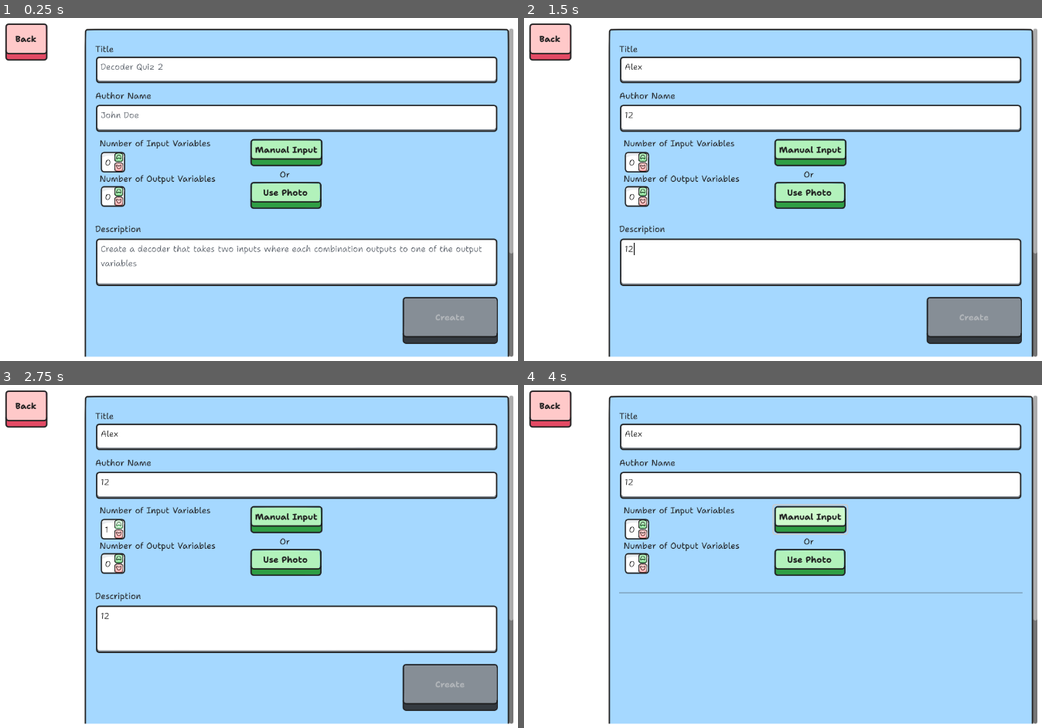
Above: before the commit, frames 1-4 (two rows, left to right).
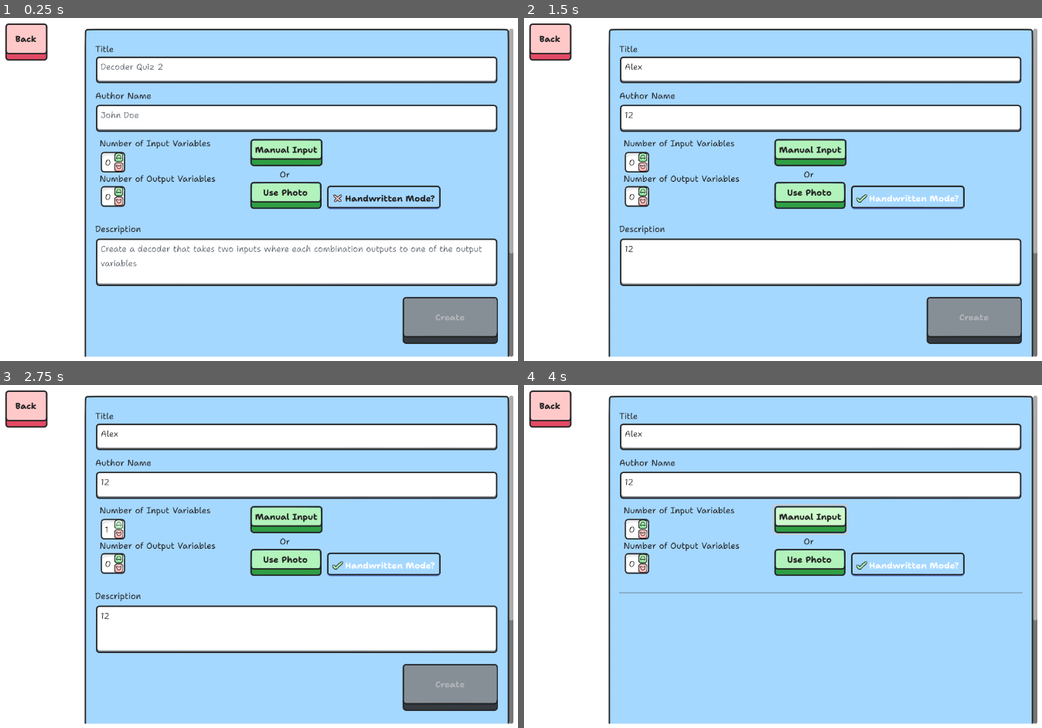
Above: after the commit, the same moments.

Repository: sininen-blue/logic-gate-tesseract
Game: Godot game, scene res://ui/custom_levels/create_custom_level.tscn
The game is run twice, just before and just after one commit, with the same random seed, the same clock (stepped at 60 frames per second) and the same inputs. This scene is started directly instead of the project's main scene.
Inputs (mouse positions are in pixels of both pictures, inside the frame that each line leads up to):
- Up to frame 1 (0.25 s): no input
- Up to frame 2 (1.5 s): click (819, 69) at 0.52 s; type "Alex" at 0.6 s; click (819, 117) at 0.75 s; type "12" at 0.83 s; click (819, 261) at 0.98 s; type "12" at 1.07 s; click (907, 199) at 1.25 s, where only the run after the commit has a clickable "Handwritten Mode?"
- Up to frame 3 (2.75 s): click (119, 525) at 2.02 s
- Up to frame 4 (4 s): click (643, 532) at 2.77 s; click "Manual Input" at 3.5 s

The runs differ from the first frame. In frame 1, 0.6% of the frame differs, in the area x 63-86%, y 48-56%; in frame 2, 0.6%, in the area x 21-86%, y 48-70%; in frame 3, 0.5%; in frame 4, 0.5%.

Commit message:
ocr system with handwrite mode, forced output path mode

Diff:
--- a/ui/custom_levels/create_custom_level.gd
+++ b/ui/custom_levels/create_custom_level.gd
@@ -6,6 +6,7 @@
 
 @onready var file_dialog: FileDialog = %FileDialog
 @onready var photo_button: Button = %PhotoButton
+@onready var handwrite_check_box: CheckBox = $ScrollContainer/Panel/Main/TruthTableInputs/HandwriteCheckBox
 
 @onready var animation_player: AnimationPlayer = $AnimationPlayer
 @onready var spinner_sprite: Sprite2D = %SpinnerSprite
@@ -140,7 +141,10 @@
 	var program_path: String = "ocr/dist/ocr.exe"
 	var column_count: int = input_count+output_count
 
-	var args: Array = [image_path, "-c", column_count, "-i", input_count]
+	var args: Array = ["-o", ProjectSettings.globalize_path("user://temp.json"), image_path, "-c", column_count, "-i", input_count]
+	if handwrite_check_box.button_pressed:
+		args.append("-hm")
+
 	if DataManager.settings["use_path"] == false:
 		args.append("-a")
 		args.append(DataManager.settings["tesseract_path"])
--- a/ui/custom_levels/create_custom_level.tscn
+++ b/ui/custom_levels/create_custom_level.tscn
@@ -234,6 +234,14 @@
 tooltip_text = "Use a pre existing photo of a truth table to generate a new level"
 text = "Use Photo"
 
+[node name="HandwriteCheckBox" type="CheckBox" parent="ScrollContainer/Panel/Main/TruthTableInputs"]
+layout_mode = 0
+offset_left = 432.0
+offset_top = 92.0
+offset_right = 644.0
+offset_bottom = 142.0
+text = "Handwritten Mode?"
+
 [node name="SpinnerSprite" type="Sprite2D" parent="ScrollContainer/Panel/Main/TruthTableInputs"]
 unique_name_in_owner = true
 visible = false
Not shown, added: ocr/handwritten test 3.jpg.import
Not shown, added: ocr/handwritten test 4.jpg.import
Not shown, changed: ocr/ocr.py
